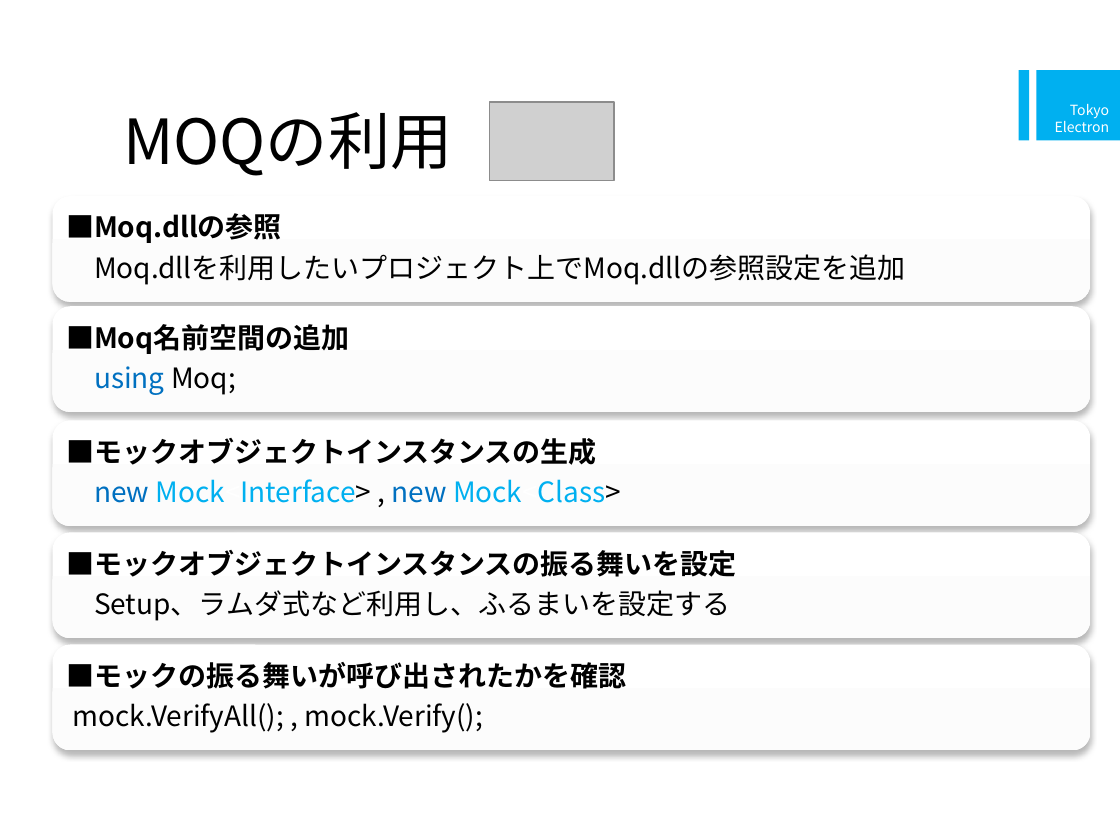
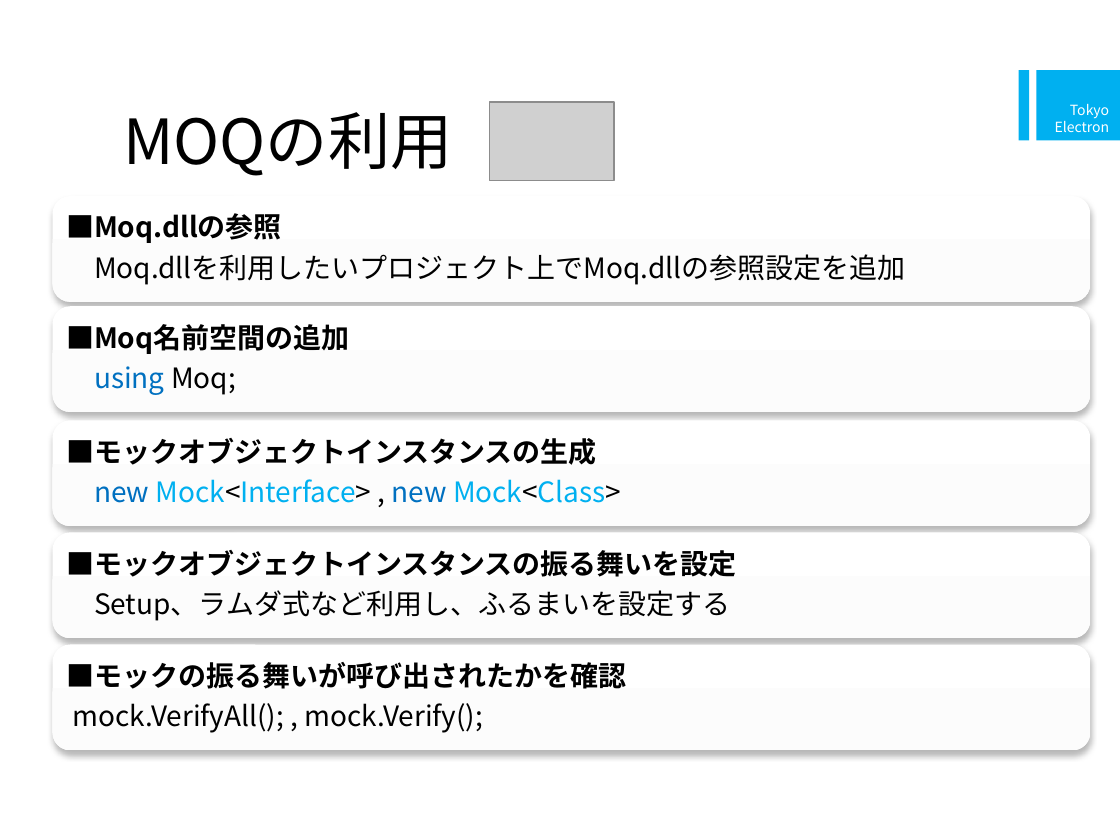
Before and after one commit to a-suzuki/CShrapLecture, a slide deck: slide 41 of doc/テストコードによるC#プログラミング演習.pptx (slide 36 before the commit). Drawn at 1120x840 pixels with LibreOffice and Linux fonts; fonts in the diff are those of the drawing; grey boxes stand for pictures. Boxes give left, top, right and bottom in pixels: in the first picture for what was removed or moved away, otherwise in the second. Text is boxed around its words. In the diff, an @@ line names an element or a change of style, - is before the commit and + after.

Commit message:
Add explanation of Mock and Stub

```diff
--- a/doc/テストコードによるC#プログラミング演習.pptx
+++ b/doc/テストコードによるC#プログラミング演習.pptx
@@ text at <box>94,479,621,503</box>: text colour #FFFFFF to #000000 in "Mock<Interface> Mock<Class>" @@
```
Also in this commit, not shown: 5 other slides changed, 11 slides added, 1 slide removed.
